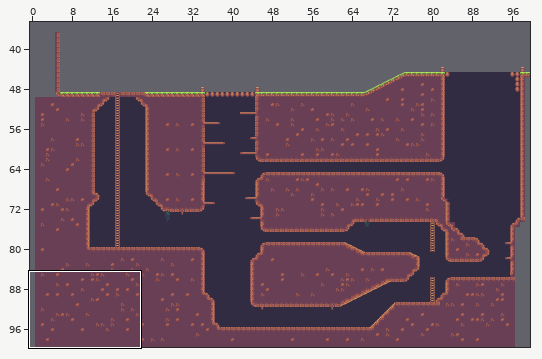
An edit to a level. Tiled map, Assets/~SunnyLand/LevelSettings/Level_02.tmx. Above: a wide view before the commit, with the close-up outlined.
Close-up. The starting point:
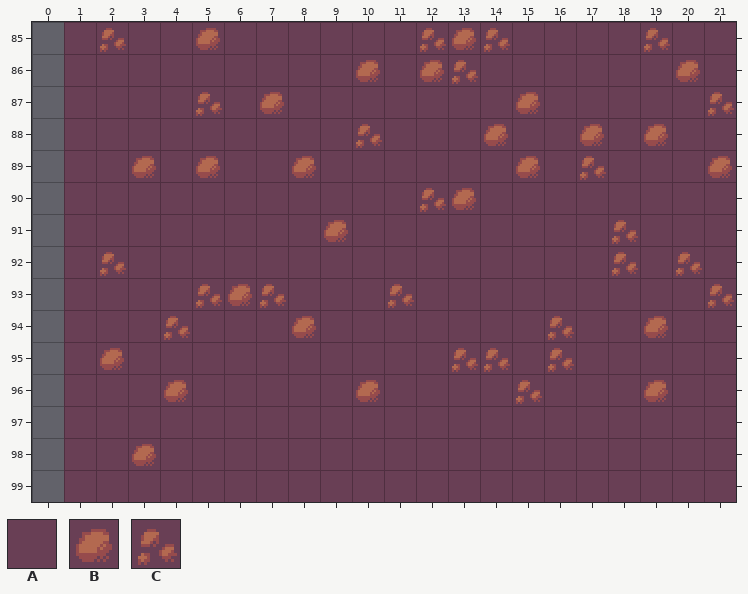
Cells are 16x16 px. Shown: x 0..21, y 85..99. The commit also changed other parts of the map, which this record leaves out.
Key: from "SunnyLand": A 78, B 180, C 182.
_ is an empty cell.
Layers that did not change in this view are not listed.
Layer "Background" before, first column x 0:
 85 _ACAABAAAAAACBCAAAACAA
 86 _AAAAAAAAABABCAAAAAABA
 87 _AAAACABAAAAAAABAAAAAC
 88 _AAAAAAAAACAAABAABABAA
 89 _AABABAABAAAAAABACAAAB
 90 _AAAAAAAAAAACBAAAAAAAA
 91 _AAAAAAAABAAAAAAAACAAA
 92 _ACAAAAAAAAAAAAAAACACA
 93 _AAAACBCAAACAAAAAAAAAC
 94 _AAACAAABAAAAAAACAABAA
 95 _ABAAAAAAAAAACCACAAAAA
 96 _AAABAAAAABAAAACAAABAA
 97 _AAAAAAAAAAAAAAAAAAAAA
 98 _AABAAAAAAAAAAAAAAAAAA
 99 _AAAAAAAAAAAAAAAAAAAAA
And afterwards:
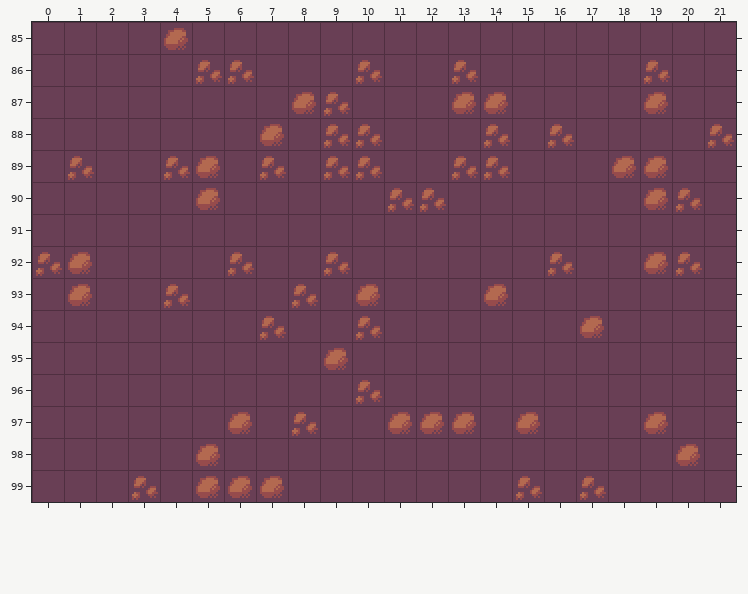
The edit:
Changed rows in their new state; . is an unchanged cell.
Layer "Background":
first column x 0:
 85 A.A.BA......AAA....A..
 86 A....CC...C.A......CA.
 87 A....A.ABC...BBA...B.A
 88 A......B.C....C.CA.A.C
 89 AC.AC..CACC..CCA.ABB.A
 90 A....B.....C.A.....BC.
 91 A........A........A...
 92 CBA...C..C......C.AB..
 93 AB..CAAAC.BA..B......A
 94 A...A..CA.C.....AB.A..
 95 A.A......B...AA.A.....
 96 A...A.....C....A...A..
 97 A.....B.C..BBB.B...B..
 98 A..A.B..............B.
 99 A..C.BBB.......C.C....
Where, in picture pixels (left, top, right, bottom), the same in both close-ups:
changed: (32, 22, 126, 502)
changed: (132, 28, 734, 500)
